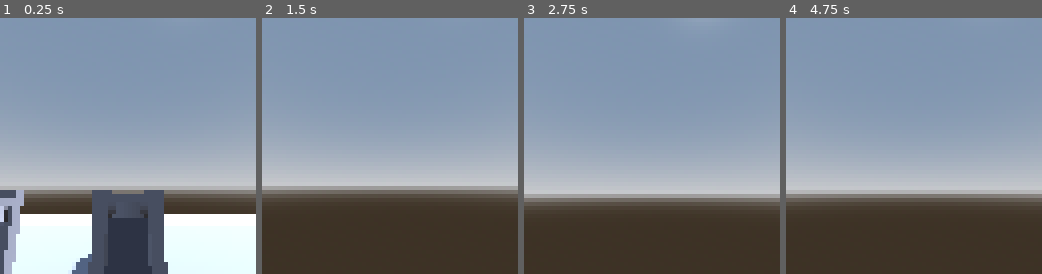
Above: before the commit, frames 1-4 (left to right).
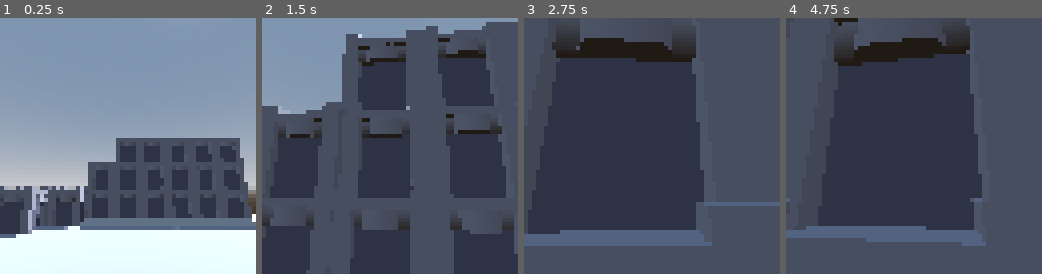
Above: after the commit, the same moments.

Repository: bonsaipropaganda/lowrez
Game: Godot game, scene res://scenes/world.tscn
The game is run twice, just before and just after one commit, with the same random seed, the same clock (stepped at 60 frames per second) and the same inputs.
Inputs (mouse positions are in pixels of both pictures, inside the frame that each line leads up to):
- Up to frame 1 (0.25 s): no input
- Up to frame 2 (1.5 s): tap Enter (ui_accept) at 0.5, 0.77 s; move the mouse to (402, 146) at 0.52 s; hold Up (ui_up) from 0.53 s (still down); move the mouse to (377, 146) at 1.27 s
- Up to frame 3 (2.75 s): keep holding Up (ui_up); tap Enter (ui_accept) at 1.52 s; move the mouse to (657, 140) at 2.02 s
- Up to frame 4 (4.75 s): keep holding Up (ui_up); tap Enter (ui_accept) at 2.75, 3.02, 3.77, 4.52 s; move the mouse to (911, 151) at 2.77 s; move the mouse to (931, 148) at 3.52 s; move the mouse to (893, 143) at 4.27 s

The runs differ from the first frame. In frame 1, 31% of the frame differs, in the area x 0-100%, y 46-100%; in frame 2, 85%; in frame 3, 99%; in frame 4, 99%, in the area x 0-100%, y 0-100%.

Commit message:
added some more blocks

Diff:
--- a/scenes/world.tscn
+++ b/scenes/world.tscn
@@ -55,11 +55,88 @@
 [node name="Camera" type="Camera3D" parent="Player/Head"]
 transform = Transform3D(1, 0, 0, 0, 0.971421, -0.237364, 0, 0.237364, 0.971421, 0, 1.39849, 0)
 
-[node name="Block" parent="." instance=ExtResource("3_6km7i")]
+[node name="Walls" type="Node3D" parent="."]
+transform = Transform3D(1, 0, 0, 0, 1, 0, 0, 0, 1, 0, 0, -4.01567)
+
+[node name="Block" parent="Walls" instance=ExtResource("3_6km7i")]
 transform = Transform3D(1, 0, 0, 0, 1, 0, 0, 0, 1, -2, 0, -2)
 
-[node name="Block2" parent="." instance=ExtResource("3_6km7i")]
+[node name="Block2" parent="Walls" instance=ExtResource("3_6km7i")]
 transform = Transform3D(1, 0, 0, 0, 1, 0, 0, 0, 1, -3, 0, -1)
 
-[node name="Block3" parent="." instance=ExtResource("3_6km7i")]
+[node name="WallUnit" type="Node3D" parent="Walls"]
+
+[node name="Block3" parent="Walls/WallUnit" instance=ExtResource("3_6km7i")]
 transform = Transform3D(1, 0, 0, 0, 1, 0, 0, 0, 1, 0, 0, -3)
+
+[node name="Block4" parent="Walls/WallUnit" instance=ExtResource("3_6km7i")]
+transform = Transform3D(1, 0, 0, 0, 1, 0, 0, 0, 1, 0.0364747, 1.0073, -3.03727)
+
+[node name="Block5" parent="Walls/WallUnit" instance=ExtResource("3_6km7i")]
+transform = Transform3D(1, 0, 0, 0, 1, 0, 0, 0, 1, 0, 2, -2.98433)
+
+[node name="WallUnit2" type="Node3D" parent="Walls"]
+transform = Transform3D(1, 0, 0, 0, 1, 0, 0, 0, 1, 1, 0, 0)
+
+[node name="Block3" parent="Walls/WallUnit2" instance=ExtResource("3_6km7i")]
+transform = Transform3D(1, 0, 0, 0, 1, 0, 0, 0, 1, 0, 0, -3)
+
+[node name="Block4" parent="Walls/WallUnit2" instance=ExtResource("3_6km7i")]
+transform = Transform3D(1, 0, 0, 0, 1, 0, 0, 0, 1, 0.0364747, 1.0073, -3.03727)
+
+[node name="Block5" parent="Walls/WallUnit2" instance=ExtResource("3_6km7i")]
+transform = Transform3D(1, 0, 0, 0, 1, 0, 0, 0, 1, 0, 2, -2.98433)
+
+[node name="WallUnit3" type="Node3D" parent="Walls"]
+transform = Transform3D(1, 0, 0, 0, 1, 0, 0, 0, 1, 2, 0, 0)
+
+[node name="Block3" parent="Walls/WallUnit3" instance=ExtResource("3_6km7i")]
+transform = Transform3D(1, 0, 0, 0, 1, 0, 0, 0, 1, 0, 0, -3)
+
+[node name="Block4" parent="Walls/WallUnit3" instance=ExtResource("3_6km7i")]
+transform = Transform3D(1, 0, 0, 0, 1, 0, 0, 0, 1, 0.0364747, 1.0073, -3.03727)
+
+[node name="Block5" parent="Walls/WallUnit3" instance=ExtResource("3_6km7i")]
+transform = Transform3D(1, 0, 0, 0, 1, 0, 0, 0, 1, 0, 2, -2.98433)
+
+[node name="WallUnit4" type="Node3D" parent="Walls"]
+transform = Transform3D(1, 0, 0, 0, 1, 0, 0, 0, 1, 4, 0, 0)
+
+[node name="Block3" parent="Walls/WallUnit4" instance=ExtResource("3_6km7i")]
+transform = Transform3D(1, 0, 0, 0, 1, 0, 0, 0, 1, 0, 0, -3)
+
+[node name="Block4" parent="Walls/WallUnit4" instance=ExtResource("3_6km7i")]
+transform = Transform3D(1, 0, 0, 0, 1, 0, 0, 0, 1, 0.0364747, 1.0073, -3.03727)
+
+[node name="Block5" parent="Walls/WallUnit4" instance=ExtResource("3_6km7i")]
+transform = Transform3D(1, 0, 0, 0, 1, 0, 0, 0, 1, 0, 2, -2.98433)
+
+[node name="WallUnit5" type="Node3D" parent="Walls"]
+transform = Transform3D(1, 0, 0, 0, 1, 0, 0, 0, 1, 2, 0, 0)
+
+[node name="Block3" parent="Walls/WallUnit5" instance=ExtResource("3_6km7i")]
+transform = Transform3D(1, 0, 0, 0, 1, 0, 0, 0, 1, 0, 0, -3)
+
+[node name="Block4" parent="Walls/WallUnit5" instance=ExtResource("3_6km7i")]
+transform = Transform3D(1, 0, 0, 0, 1, 0, 0, 0, 1, 0.0364747, 1.0073, -3.03727)
+
+[node name="Block5" parent="Walls/WallUnit5" instance=ExtResource("3_6km7i")]
+transform = Transform3D(1, 0, 0, 0, 1, 0, 0, 0, 1, 0, 2, -2.98433)
+
+[node name="WallUnit6" type="Node3D" parent="Walls"]
+transform = Transform3D(1, 0, 0, 0, 1, 0, 0, 0, 1, 3, 0, 0)
+
+[node name="Block3" parent="Walls/WallUnit6" instance=ExtResource("3_6km7i")]
+transform = Transform3D(1, 0, 0, 0, 1, 0, 0, 0, 1, 0, 0, -3)
+
+[node name="Block4" parent="Walls/WallUnit6" instance=ExtResource("3_6km7i")]
+transform = Transform3D(1, 0, 0, 0, 1, 0, 0, 0, 1, 0.0364747, 1.0073, -3.03727)
+
+[node name="Block5" parent="Walls/WallUnit6" instance=ExtResource("3_6km7i")]
+transform = Transform3D(1, 0, 0, 0, 1, 0, 0, 0, 1, 0, 2, -2.98433)
+
+[node name="Block" parent="." instance=ExtResource("3_6km7i")]
+transform = Transform3D(1, 0, 0, 0, 1, 0, 0, 0, 1, -1, 0, -7)
+
+[node name="Block2" parent="." instance=ExtResource("3_6km7i")]
+transform = Transform3D(1, 0, 0, 0, 1, 0, 0, 0, 1, -1, 1, -7)
